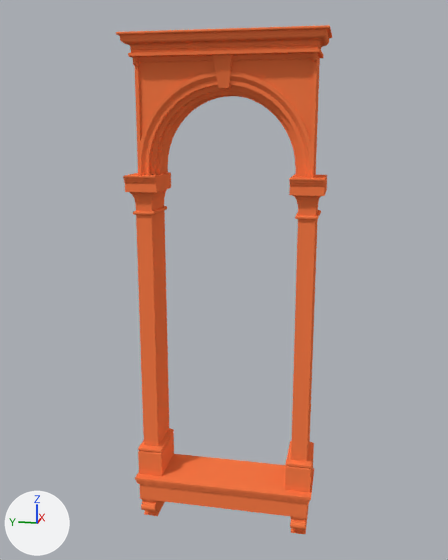
The Blender file Props/Shutters_modern_large/Shutters_modern_large.blend, before and after one commit.
One viewpoint serves both versions: a 50 mm lens placed at (-4.6, -0.92, 1.36), pointed at (0.12, 0.02, 0.18). The lights are fixed; the arrows at lower left show +X, +Y and +Z.

Names of what the first picture shows: 'Shutters_modern_large_01'.
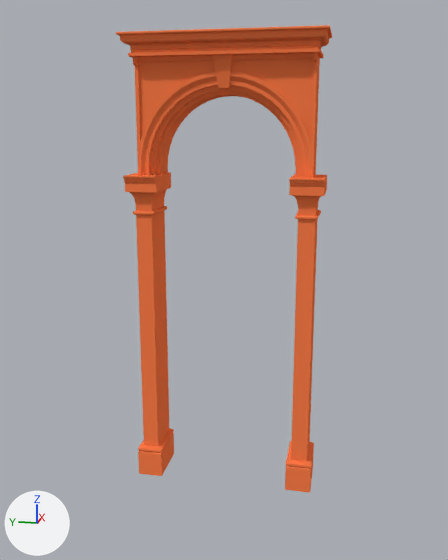
Where the change shows, as pixel boxes [x1, y1, x2, y2] in the pictures (448 x 560 px):
'Shutters_modern_large_01', modifiers changed (8% shorter)
    before: [116, 25, 332, 534]
    after: [116, 25, 332, 493]

Edits to the bpy script that builds the scene:
```text
Change ob_shutters_modern_large_01:
    add _m = ob_shutters_modern_large_01.modifiers.new('Mask', 'MASK')
    add _m.vertex_group = 'Mask'
    add _m.invert_vertex_group = True
```
